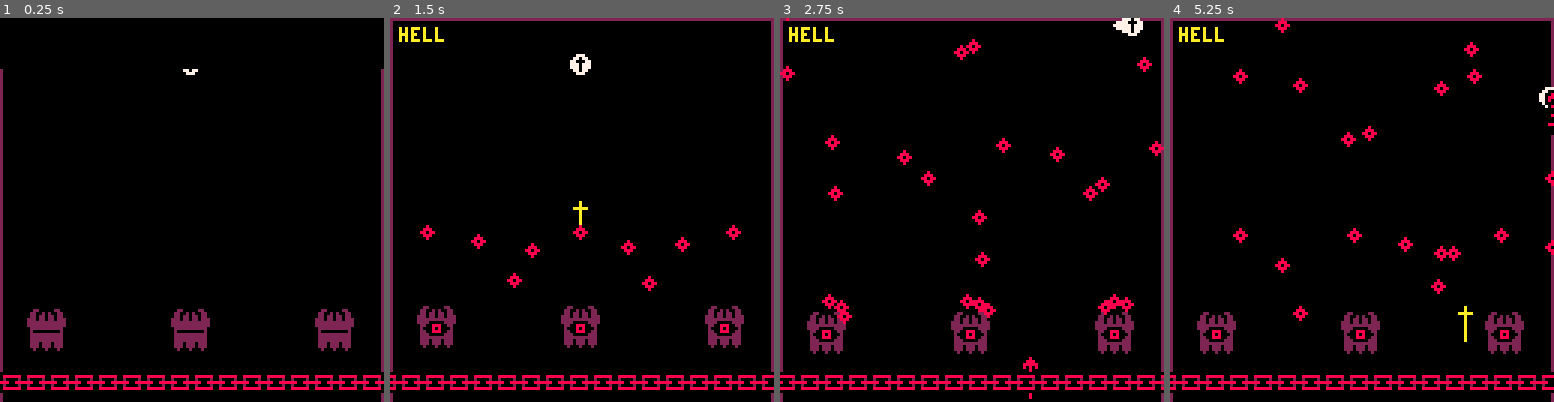
Above: before the commit, frames 1-4 (left to right).
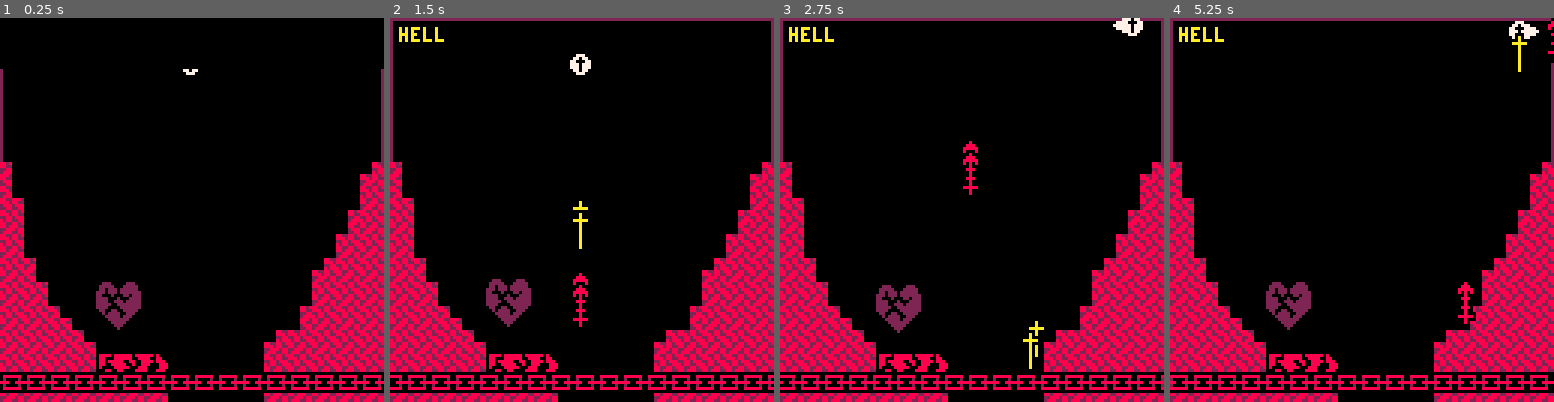
Above: after the commit, the same moments.

Repository: alxgnon/pico-8
Game: PICO-8 cartridge hell.p8
Two runs of this game, one before a commit and one after it. Both use one fixed random seed, a clock stepped at 60 frames per second and the inputs below.
Inputs:
- Up to frame 1 (0.25 s): no input
- Up to frame 2 (1.5 s): tap X (X key) at 0.33, 1.07 s; tap O (Z key) at 0.7 s
- Up to frame 3 (2.75 s): hold Right 1.6-2.1 s; tap O (Z key) at 1.7, 2.1, 2.5 s; tap X (X key) at 1.85 s; hold Up 2.15-2.42 s; hold Right from 2.47 s (still down)
- Up to frame 4 (5.25 s): tap O (Z key) every 0.4 s from 2.9 to 4.9 s; tap X (X key) at 2.97, 4.08, 5.2 s; release Right at 3.03 s; hold Left 3.08-3.58 s; hold Down 3.63-3.97 s; hold Right 4.02-4.68 s; hold Up 4.73-5.03 s; hold Left from 5.08 s (still down)

The runs differ from the first frame. In frame 1, 18% of the frame differs, in the area x 0-100%, y 37-100%; in frame 2, 21%; in frame 3, 20%; in frame 4, 22%, in the area x 0-100%, y 0-100%.

Commit message:
hell: fixes, heart door

Diff:
--- a/hell.p8
+++ b/hell.p8
@@ -9,6 +9,7 @@
 , totem = 007
 , ball = 009
 , ring = 017
+, heart = 012
 }
 
 -- roman
@@ -26,10 +27,10 @@
 end
 
 function pallergy(a, x,y)
-	if(a.four) return
 	if pget(x,y) == 8 then
 		if not a.dead then
 			a.dead = true
+			gamestate.fadeout = 288
 		end
 	end
 end
@@ -60,8 +61,6 @@
 end
 
 function move_jesus(a)
-	pad.control(a)
-
 	a.x = max(min(a.x,123),-2)
 	a.y = max(a.y,-1)
 
@@ -73,12 +72,12 @@
 end
 
 function draw_jesus(a)
+	a.aura:draw()
 	if a.four then
-		pal(7, 12)
-	end
-	a.aura:draw()
+		spr(018,a.x,a.y)
+	else
 	spr(a.f,a.x,a.y)
-	palette()
+	end
 end
 
 
@@ -158,7 +157,8 @@
 			end
 		end
 
-		if a.y > 112 and gamestate.chain then
+		if a.y > 112 and
+				not gamestate.chain.dt then
 			del(gamestate.blades, a)
 			add(gamestate.balls, _ball(a.x,a.y))
 			sfx(1)
@@ -172,24 +172,41 @@
 	}
 end
 
+function heart(x, y)
+	local a =
+	{ f = gfx.heart
+	, x = x
+	, y = y
+	, hp = 26
+	, oy = y
+	, t = 0
+	, move = move_heart
+	, draw = draw_heart
+	}
+
+	return a
+end
+
+function move_heart(a)
+		a.t += 1
+		a.y = a.oy + sin(a.t * 0.012) * 1.9
+end
+
+function draw_heart(a)
+	local ox, oy = 0, 0
+	if gt < (a.shake_stop or 0) then
+		ox=rnd(a.shake_power)-a.shake_power/2
+		oy=rnd(a.shake_power)-a.shake_power/2
+		pal(2, 8)
+	end
+
+	spr(a.f,a.x+ox,a.y+oy,2,2)
+	palette()
+end
+
 function shake(a, time, power)
 	a.shake_stop = gt + time
 	a.shake_power = power
-end
-
-function angle_lerp(angle1, angle2, t)
- angle1=angle1%1
- angle2=angle2%1
-
- if abs(angle1-angle2)>0.5 then
-  if angle1>angle2 then
-   angle2+=1
-  else
-   angle1+=1
-  end
- end
-
- return ((1-t)*angle1+t*angle2)%1
 end
 
 function _totem(x,y)
@@ -209,7 +226,7 @@
 
 		if a.awake then
 			a.y = a.oy + sin(a.t * 0.024) * 2.9
-			if a.t % 24 == 0 then
+			if a.t % 12 == 0 then
 				local b = {x=a.x+6,y=a.y}
 				local jc = gamestate.jc
 				b.ng = atan2(jc.x-b.x,jc.y-b.y)
@@ -270,13 +287,18 @@
 		a.x = (a.x + 1) % 8
 
 		if #gamestate.totems < 1 then
-			gamestate.chain = nil
+			a.dt = (a.dt or 0) + 4
 		end
 	end
 
 	, draw =
 	function(a)
-		map(0,0,-a.x,118,17,1)
+		if a.dt and a.dt >0 then
+			map(0,0,64+a.dt,118,8,1)
+			map(0,0,-a.dt,118,8,1)
+		else
+			map(0,0,-a.x,118,17,1)
+		end
 	end
 	}
 end
@@ -304,8 +326,11 @@
 		for j=0,15 do
 			local f = mget(lvl.x+i,lvl.y+j)
 			if fget(f, 1) then
+				local x, y = i*8, j*8
 				if f == gfx.totem then
-					add(lvl.totems, _totem(i*8,j*8))
+					add(lvl.totems, _totem(x,y))
+				elseif f == gfx.heart then
+					add(lvl.totems, heart(x,y))
 				end
 			end
 		end
@@ -314,6 +339,16 @@
 	lvl.chain = _chain()
 
 	function lvl:move()
+		local jc = self.jc
+
+		if not btn"4" then
+			jc.four = false
+		end
+
+		pad.control(jc)
+
+		if (jc.four) return
+
 		if self.fadein > 0 then
 			self.fadein -= 16
 			return
@@ -321,8 +356,11 @@
 				self.fadeout > 0 then
 			self.fadeout -= 16
 			if self.fadeout <= 0 then
-				gamestate =
-				_level(self.n+1)
+				local level = self.n+1
+				if self.jc.dead then
+					level -= 1
+				end
+				gamestate = _level(level)
 			end
 			return
 		end
@@ -342,8 +380,8 @@
 		end
 
 		for a in all(lvl.rings) do
-			a.x += cos(a.ng) * 2
-			a.y += sin(a.ng) * 2
+			a.x += cos(a.ng)
+			a.y += sin(a.ng)
 		end
 
 		self.jc:move()
@@ -354,13 +392,14 @@
 
 	function lvl:draw()
 		cls()
+		palette()
 		rect(0,0,127,180,2)
 		print(romanize(lvl.n+1),3,3,10)
+		self.jc:draw()
+		map(self.x,self.y,0,0,16,16,1)
 		for i=#self.blades,1,-1 do
 			self.blades[i]:draw()
 		end
-		self.jc:draw()
-		map(self.x,self.y,0,0,16,16,1)
 
 		for a in all(self.balls) do
 			a:draw()
@@ -405,36 +444,50 @@
 end
 
 function pad.control(a)
-	if not btn"4" then
-		a.four = false
-		a.four_stop = gt + 14
-	elseif not a.four and btn"4" then
-		a.four = true
-		local dx,dy = pad.get_delta(a.speed)
- 	a.dx = dx * 2
- 	a.dy = dy * 2
-	else
-		if a.four_stop < gt then
-			a.four = false
-		end
-	end
-
-	if not a.four then
- 	local dx,dy = pad.get_delta(a.speed)
- 	a.dx = dx
- 	a.dy = dy
- end
-
-	a.x += (a.dx or 0)
-	a.y += (a.dy or 0)
+	if (gamestate.fadein > 0) return
+	if (gamestate.fadeout) return
+
+	if (a.dead) return
+	if (a.four and a.four < 1) return
+
+	if not a.four and btn"4" then
+		a.four = 6
+	end
+
+	local speed = 1
+	if a.four then
+		speed *= 2
+	end
+
+	local dx,dy = pad.get_delta(a.speed)
+	a.x += dx * speed
+	a.y += dy * speed
+
+	if a.four then
+		if dx != 0 or dy != 0 then
+			a.four -= 1
+		end
+		if not gamestate.chain.dt then
+			a.y = min(a.y,112)
+		end
+		return
+	end
 
 	if not btn"5" then
 		a.five = false
-	elseif not a.four and not a.five and btn"5" then
+	elseif not a.five and btn"5" then
 		a.five = true
 		add(gamestate.blades,
 		_blade(a.x,a.y))
 		sfx(2)
+		a.st = 0
+	else
+		if a.st % 6 == 0 then
+			add(gamestate.blades,
+			_blade(a.x,a.y))
+		sfx(5)
+		end
+		a.st += 1
 	end
 end
 
@@ -444,6 +497,14 @@
 	pal()
 	palt(0, false)
 	palt(12, true)
+	if gamestate then
+		if gamestate.jc.dead then
+			pal(7, 8)
+		elseif gamestate.jc.four then
+			pal(8, 6)
+			pal(2, 5)
+		end
+	end
 end
 
 -- rumble ---------------------
@@ -627,8 +688,39 @@
 
 
 
+…(31 lines of a section not shown)…
 __gff__
-0000000000000002000002000000000000000000000000000000000000000000000000000000000000000000000000000000000000000000000000000000000000000000000000000000000000000000000000000000000000000000000000000000000000000000000000000000000000000000000000000000000000000000
+0000000000000002000002000200000000000000000000000000000000000000000000000000000000000000000000000000000000000000000000000000000001010101010000000000000000000000010101000000000000000000000000000000000000000000000000000000000000000000000000000000000000000000
 0000000000000000000000000000000000000000000000000000000000000000000000000000000000000000000000000000000000000000000000000000000000000000000000000000000000000000000000000000000000000000000000000000000000000000000000000000000000000000000000000000000000000000
 __map__
 1010101010101010101010101010101010101010101010101010101010101010101010101010101010101010101010101010101010101010101010101010101010101010101010101010101010101010101010101010101010101010101010101010101010101010101010101010101010101010101010101010101010101010
@@ -637,146 +729,157 @@
 0000000000000000000000000000000000000000000000000000000000000000000000000000000000000000000000000000000000000000000000000000000000000000000000000000000000000000000000000000000000000000000000000000000000000000000000000000000000000000000000000000000000000000
 0000000000000000000000000000000000000000000000000000000000000000000000000000000000000000000000000000000000000000000000000000000000000000000000000000000000000000000000000000000000000000000000000000000000000000000000000000000000000000000000000000000000000000
 0000000000000000000000000000000000000000000000000000000000000000000000000000000000000000000000000000000000000000000000000000000000000000000000000000000000000000000000000000000000000000000000000000000000000000000000000000000000000000000000000000000000000000
-0000000000000000000000000000000000000000000000000000000000000000000000000000000000000000000000000000000000000000000000000000000000000000000000000000000000000000000000000000000000000000000000000000000000000000000000000000000000000000000000000000000000000000
-0000000000000000000000000000000000000000000000000000000000000000000000000000000000000000000000000000000000000000000000000000000000000000000000000000000000000000000000000000000000000000000000000000000000000000000000000000000000000000000000000000000000000000
-0000000000000000000000000000000000000000000000000000000000000000000000000000000000000000000000000000000000000000000000000000000000000000000000000000000000000000000000000000000000000000000000000000000000000000000000000000000000000000000000000000000000000000
-0000000000000000000000000000000000000000000000000000000000000000000000000000000000000000000000000000000000000000000000000000000000000000000000000000000000000000000000000000000000000000000000000000000000000000000000000000000000000000000000000000000000000000
-0000000000000000000000000000400000000000000000000000000000000000000000000000000000000000000000000000000000000000000000000000000000000000000000000000000000000000000000000000000000000000000000000000000000000000000000000000000000000000000000000000000000000000
-0000000000000000000000000000400000000000000000000000000000000000000000000000000000000000000000000000000000000000000000000000000000000000000000000000000000000000000000000000000000000000000000000000000000000000000000000000000000000000000000000000000000000000
+4200000000000000000000000000004300000000000000000000000000000000000000000000000000000000000000000000000000000000000000000000000000000000000000000000000000000000000000000000000000000000000000000000000000000000000000000000000000000000000000000000000000000000
+4100000000000000000000000000004000000000000000000000000000000000000000000000000000000000000000000000000000000000000000000000000000000000000000000000000000000000000000000000000000000000000000000000000000000000000000000000000000000000000000000000000000000000
+4000000000000000000000000000444000000000000000000000000000000000000000000000000000000000000000000000000000000000000000000000000000000000000000000000000000000000000000000000000000000000000000000000000000000000000000000000000000000000000000000000000000000000
+4000000000000000000000000000404000000000000000000000000000000000000000000000000000000000000000000000000000000000000000000000000000000000000000000000000000000000000000000000000000000000000000000000000000000000000000000000000000000000000000000000000000000000
+4042000000000000000000000043404000000000000000000000000000000000000000000000000000000000000000000000000000000000000000000000000000000000000000000000000000000000000000000000000000000000000000000000000000000000000000000000000000000000000000000000000000000000
+404000000c0d0000000000000040404000000000000000000000000000000000000000000000000000000000000000000000000000000000000000000000000000000000000000000000000000000000000000000000000000000000000000000000000000000000000000000000000000000000000000000000000000000000
+404041001c1d0000000000004440404000000000000000000000000000000000000000000000000000000000000000000000000000000000000000000000000000000000000000000000000000000000000000000000000000000000000000000000000000000000000000000000000000000000000000000000000000000000
+4040404100000000000000434040404000000000000000000000000000000000000000000000000000000000000000000000000000000000000000000000000000000000000000000000000000000000000000000000000000000000000000000000000000000000000000000000000000000000000000000000000000000000
+4040404052505100000000404040404000000000000000000000000000000000000000000000000000000000000000000000000000000000000000000000000000000000000000000000000000000000000000000000000000000000000000000000000000000000000000000000000000000000000000000000000000000000
+4040404040404000000000404040404000000000000000000000000000000000000000000000000000000000000000000000000000000000000000000000000000000000000000000000000000000000000000000000000000000000000000000000000000000000000000000000000000000000000000000000000000000000
+0000000000000000000000000000000000000000000000000000000000000000000000000000000000000000000000000000000000000000000000000000000000000000000000000000000000000000000000000000000000000000000000000000000000000000000000000000000000000000000000000000000000000000
+0000000000000000000000000000000000000000000000000000000000000000000000000000000000000000000000000000000000000000000000000000000000000000000000000000000000000000000000000000000000000000000000000000000000000000000000000000000000000000000000000000000000000000
+0000000000000000000000000000000000000000000000000000000000000000000000000000000000000000000000000000000000000000000000000000000000000000000000000000000000000000000000000000000000000000000000000000000000000000000000000000000000000000000000000000000000000000
+0000000000000000000000000000000000000000000000000000000000000000000000000000000000000000000000000000000000000000000000000000000000000000000000000000000000000000000000000000000000000000000000000000000000000000000000000000000000000000000000000000000000000000
+0000000000000000000000000000000000000000000000000000000000000000000000000000000000000000000000000000000000000000000000000000000000000000000000000000000000000000000000000000000000000000000000000000000000000000000000000000000000000000000000000000000000000000
+0000000000000000000000000000000000000000000000000000000000000000000000000000000000000000000000000000000000000000000000000000000000000000000000000000000000000000000000000000000000000000000000000000000000000000000000000000000000000000000000000000000000000000
+0000000000000000000000000000000000000000000000000000000000000000000000000000000000000000000000000000000000000000000000000000000000000000000000000000000000000000000000000000000000000000000000000000000000000000000000000000000000000000000000000000000000000000
+0000000000000000000000000000000000000000000000000000000000000000000000000000000000000000000000000000000000000000000000000000000000000000000000000000000000000000000000000000000000000000000000000000000000000000000000000000000000000000000000000000000000000000
+0000000000000000000000000000000000000000000000000000000000000000000000000000000000000000000000000000000000000000000000000000000000000000000000000000000000000000000000000000000000000000000000000000000000000000000000000000000000000000000000000000000000000000
+0000000000000000000000000000000000000000000000000000000000000000000000000000000000000000000000000000000000000000000000000000000000000000000000000000000000000000000000000000000000000000000000000000000000000000000000000000000000000000000000000000000000000000
+0000000000000000000000000000000000000000000000000000000000000000000000000000000000000000000000000000000000000000000000000000000000000000000000000000000000000000000000000000000000000000000000000000000000000000000000000000000000000000000000000000000000000000
+0000000000000000000000000000000000000000000000000000000000000000000000000000000000000000000000000000000000000000000000000000000000000000000000000000000000000000000000000000000000000000000000000000000000000000000000000000000000000000000000000000000000000000
 0007080000000007080000000007080000000000000000000000000000000000000000000000000000000000000000000000000000000000000000000000000000000000000000000000000000000000000000000000000000000000000000000000000000000000000000000000000000000000000000000000000000000000
 0017180000000017180000000017180000000000000000000000000000000000000000000000000000000000000000000000000000000000000000000000000000000000000000000000000000000000000000000000000000000000000000000000000000000000000000000000000000000000000000000000000000000000
-0000000000000000000000000000000000000000000000000000000000000000000000000000000000000000000000000000000000000000000000000000000000000000000000000000000000000000000000000000000000000000000000000000000000000000000000000000000000000000000000000000000000000000
-0000000000000000000000000000000000000000000000000000000000000000000000000000000000000000000000000000000000000000000000000000000000000000000000000000000000000000000000000000000000000000000000000000000000000000000000000000000000000000000000000000000000000000
-0000000000000000000000000000400000000000000000000000000000000000000000000000000000000000000000000000000000000000000000000000000000000000000000000000000000000000000000000000000000000000000000000000000000000000000000000000000000000000000000000000000000000000
-4000000000000000000000000000404000000000000000000000000000000000000000000000000000000000000000000000000000000000000000000000000000000000000000000000000000000000000000000000000000000000000000000000000000000000000000000000000000000000000000000000000000000000
-4000000000000000000000000000004000000000000000000000000000000000000000000000000000000000000000000000000000000000000000000000000000000000000000000000000000000000000000000000000000000000000000000000000000000000000000000000000000000000000000000000000000000000
-…(130 lines of a section not shown)…
+…(130 lines of a section not shown)…
Not shown, changed: 78 lines of the sprite sheet (__gfx__) section of hell.p8
Not shown, changed: the sound effects (__sfx__) section of hell.p8
